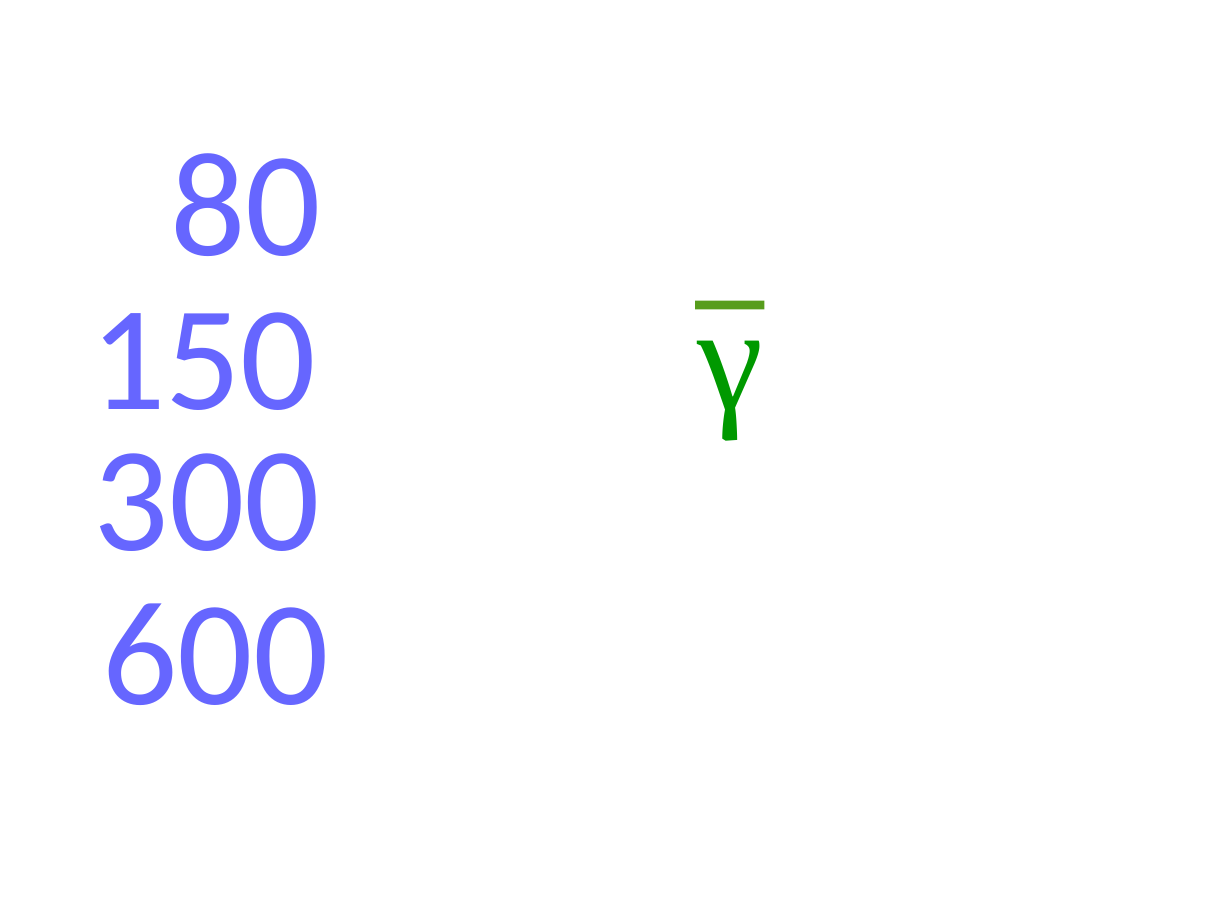
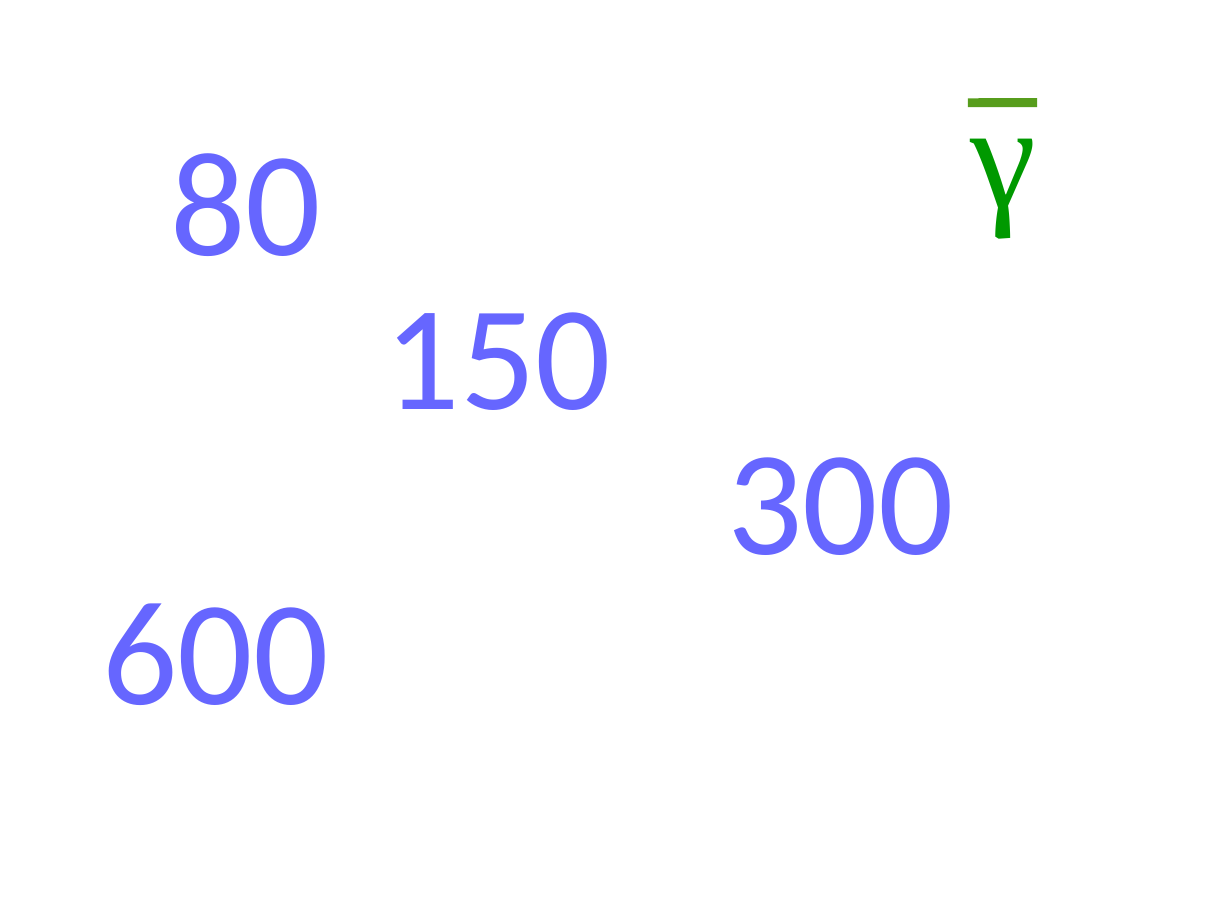
Before and after one commit to PauloCarvalhoRJ/gammaray, a slide deck: slide 5 of art/logo.odp. Drawn at 1232x924 pixels with LibreOffice and Linux fonts; fonts in the diff are those of the drawing. Boxes give left, top, right and bottom in pixels: in the first picture for what was removed or moved away, otherwise in the second. Text is boxed around its words. In the diff, an @@ line names an element or a change of style, - is before the commit and + after.

```diff
--- a/art/logo.odp
+++ b/art/logo.odp
@@ text "γ": place and size @@
-text "γ" at <box>697,300,763,437</box>
+text "γ" at <box>970,98,1036,235</box>
@@ line moved from (765, 305) - (695, 305) to (1037, 103) - (968, 103) @@
@@ text "150": place and size @@
-text "150" at <box>90,312,316,410</box>
+text "150" at <box>385,312,611,410</box>
@@ text "300": place and size @@
-text "300" at <box>94,453,320,551</box>
+text "300" at <box>727,457,953,555</box>
```
Also in this commit, not shown: 27 other files.
